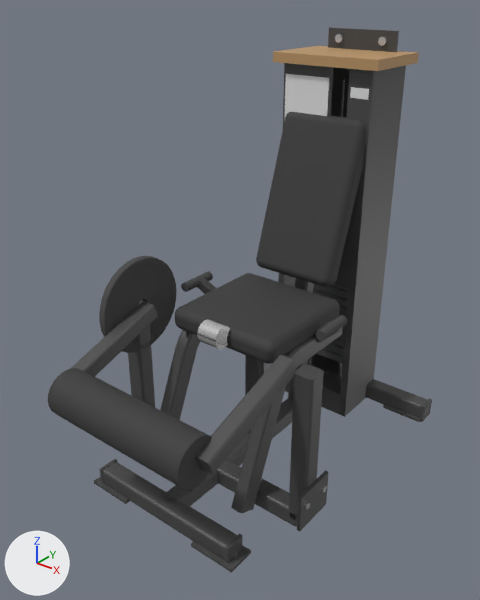
The glTF model catalogs/ludus-core/models/LD-WH022/model.glb: old version first, new version second.
Both versions are drawn from a camera (50 mm lens) standing at (1.282, -1.753, 1.67) and looking at (-0.009, -0.14, 0.67). The lights are fixed; the arrows at lower left show +X, +Y and +Z. The older version comes first. Both versions are drawn at frame 31 of the action 'movimento'; the numbers are the values there.

The older version as bpy lines, for what is in view:
```python
me_mesh_0 = bpy.data.meshes.new('Mesh_0')
me_mesh_0.from_pydata(...)  # 56 vertices, 108 faces; spans x -0.035..0.035, y -0.035..0.035, z -0.5..0.5
me_mesh_0.materials.append(mat_frame)  # dark grey #555555
me_mesh_3 = bpy.data.meshes.new('Mesh_3')
me_mesh_3.from_pydata(...)  # a box spanning x -0.5..0.5, y -0.5..0.5, z -0.5..0.5
me_mesh_3.materials.append(mat_frame)  # dark grey #555555
ob_base_spine = bpy.data.objects.new('base_spine', me_mesh_0)
ob_base_spine.parent = ob_base
ob_base_spine.location = (0.0, 0.0, 0.035)
ob_base_spine.rotation_euler = (-1.571, 0.0, 3.142)  # degrees (-90, 0, 180)
ob_base_spine.scale = (1.0, 1.0, 1.09)
ob_lever = bpy.data.objects.new('lever', None)
ob_lever.parent = ob_station
ob_lever.location = (0.0, -0.26, 0.6)
ob_lever.rotation_euler = (-1.148, 0.0, 0.0)  # degrees (-66, 0, 0)
ob_tower_front_left = bpy.data.objects.new('tower_front_left', me_mesh_3)
ob_tower_front_left.parent = ob_tower_frame
ob_tower_front_left.location = (-0.08, -0.114, 0.989)
ob_tower_front_left.scale = (0.2, 0.012, 0.808)
# also in view: 'lever_bar.001' at (-0.3, -0.488, 0.534); 'tower_cap' at (0.0, 0.451, 1.413); 'tower_bracket' at (0.0, 0.564, 1.423); 'backrest_pad' at (0.0, 0.266, 0.937); 'lever_bar' at (0.3, -0.488, 0.534)
```
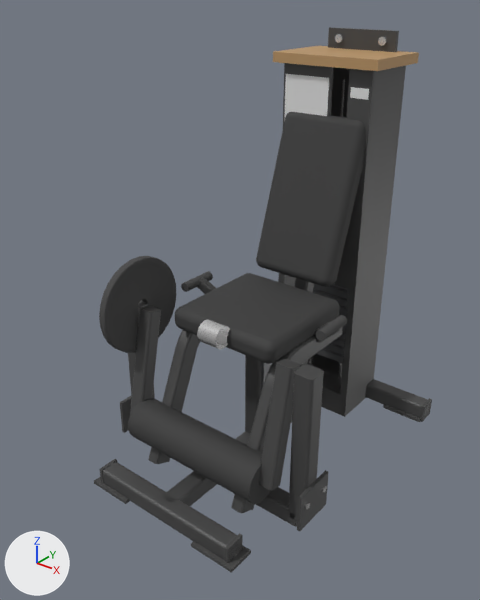
ob_lever is not drawn itself; it is the parent of ob_lever_hub, ob_lever_cam, ob_lever_bar, ob_lever_bar_001, ob_lever_roller.

What the commit changed:
Object 'lever' (ob_lever) turns from (-66, 0, 0) to (-6.6, 0, 0) degrees about x, y and z.

What differs and where, as boxes (x1, y1, x2, y2) in the pictures (480 x 600 px):
'lever_roller', turned
    before: (48, 368, 211, 490)
    after: (128, 398, 271, 504)
'lever_bar', turned
    before: (195, 355, 297, 475)
    after: (259, 359, 300, 490)
'lever_cam', turned
    before: (99, 256, 177, 353)
    after: (99, 256, 176, 353)
'lever_bar.001', turned
    before: (70, 301, 158, 377)
    after: (130, 306, 161, 414)
'lever_hub', turned
    both: (197, 319, 230, 349)
'Mesh_0.001', unchanged, covered by the edit
    before: (128, 300, 155, 407)
    after: (128, 300, 155, 399)
